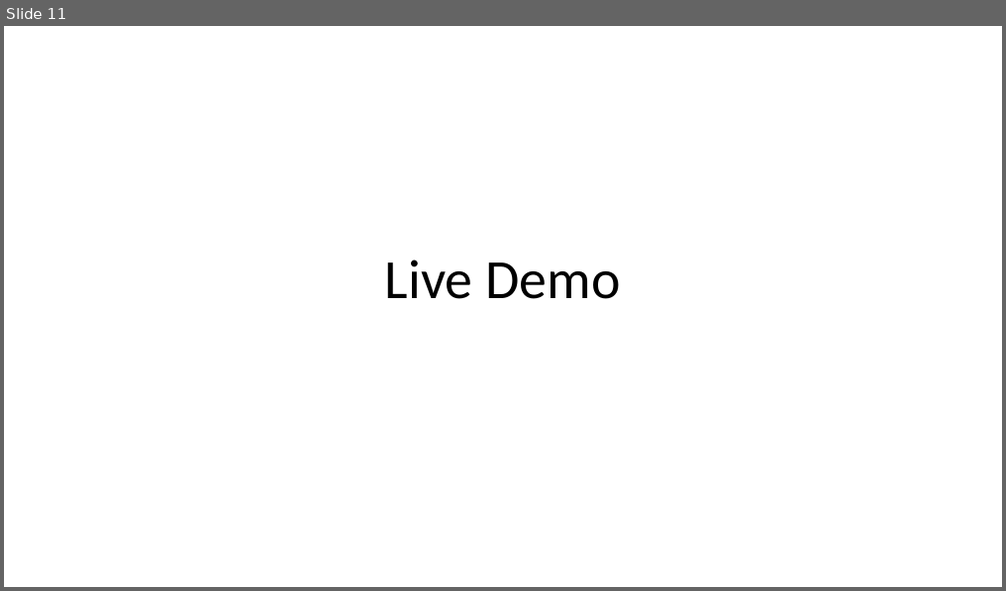
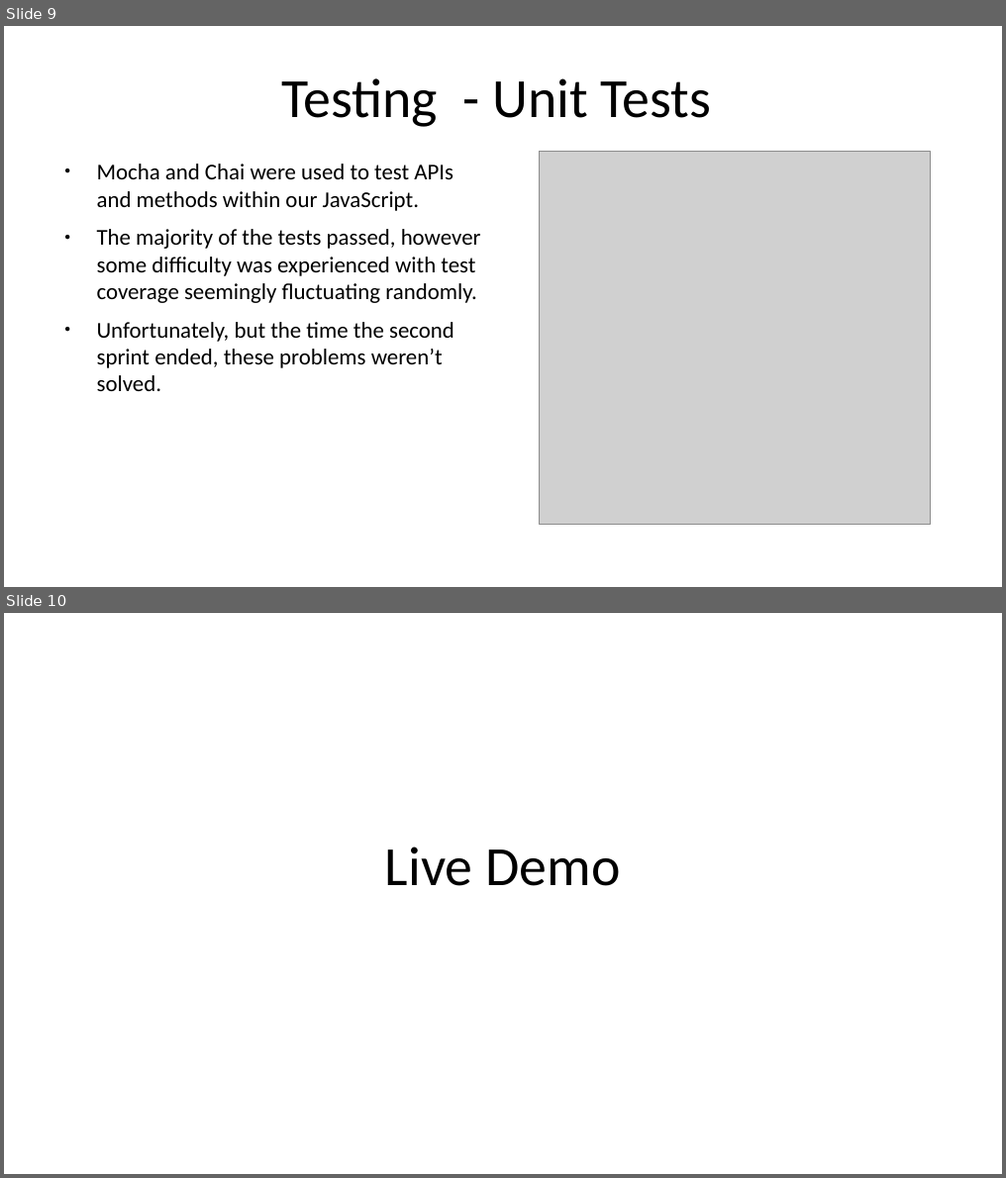
Before and after one commit to Peter-Dagley/Movie-Website, a slide deck: Documentation/Cinema Project Presentation.odp. Shown one above the other, each under a label of ours: slide 11 before the commit, slides 9 and 10 after it. The pictures are 1006x591 and 1006x1178 pixels, drawn with LibreOffice and Linux fonts; fonts in the diff are those of the drawing; grey boxes stand for pictures. Boxes give left, top, right and bottom in pixels: in the first picture for what was removed or moved away, otherwise in the second. Text is boxed around its words. In the diff, an @@ line names an element or a change of style, - is before the commit and + after.

```diff
--- a/Documentation/Cinema Project Presentation.odp
+++ b/Documentation/Cinema Project Presentation.odp
@@ slide 9 added at (x1=4, y1=26, x2=1002, y2=587), background #FFFFFF @@
@@ title added at (x1=281, y1=78, x2=711, y2=127), 44 pt, text #000000 @@
+Testing - Unit Tests
@@ text added at (x1=97, y1=164, x2=481, y2=391), 18 pt, text #000000 @@
+● Mocha and Chai were used to test APIs and methods within our JavaScript.
+● The majority of the tests passed, however some difficulty was experienced with test coverage seemingly fluctuating randomly.
+● Unfortunately, but the time the second sprint ended, these problems weren’t solved.
@@ picture added at (x1=540, y1=152, x2=931, y2=525) @@
@@ what was slide 11 is now slide 10 @@
```
Also in this commit, not shown: 7 slides changed, 4 other slides added, 6 slides removed.
